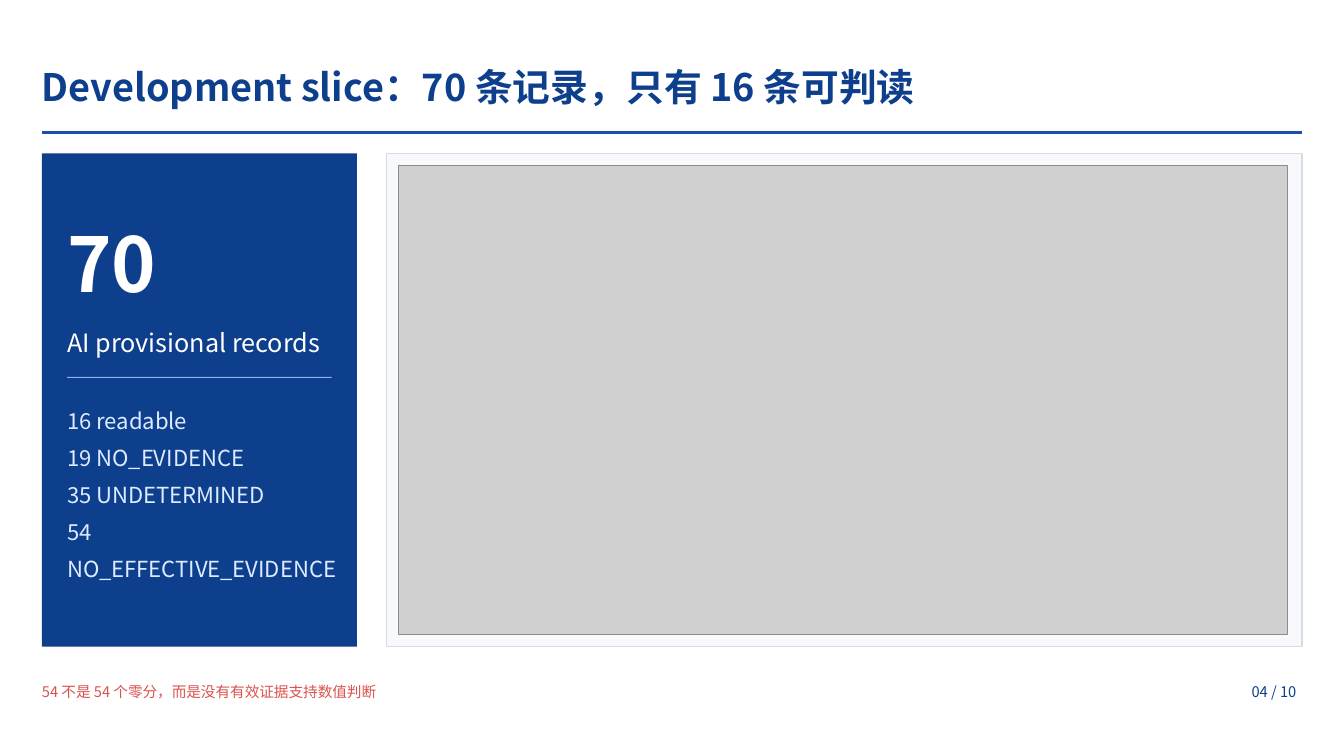
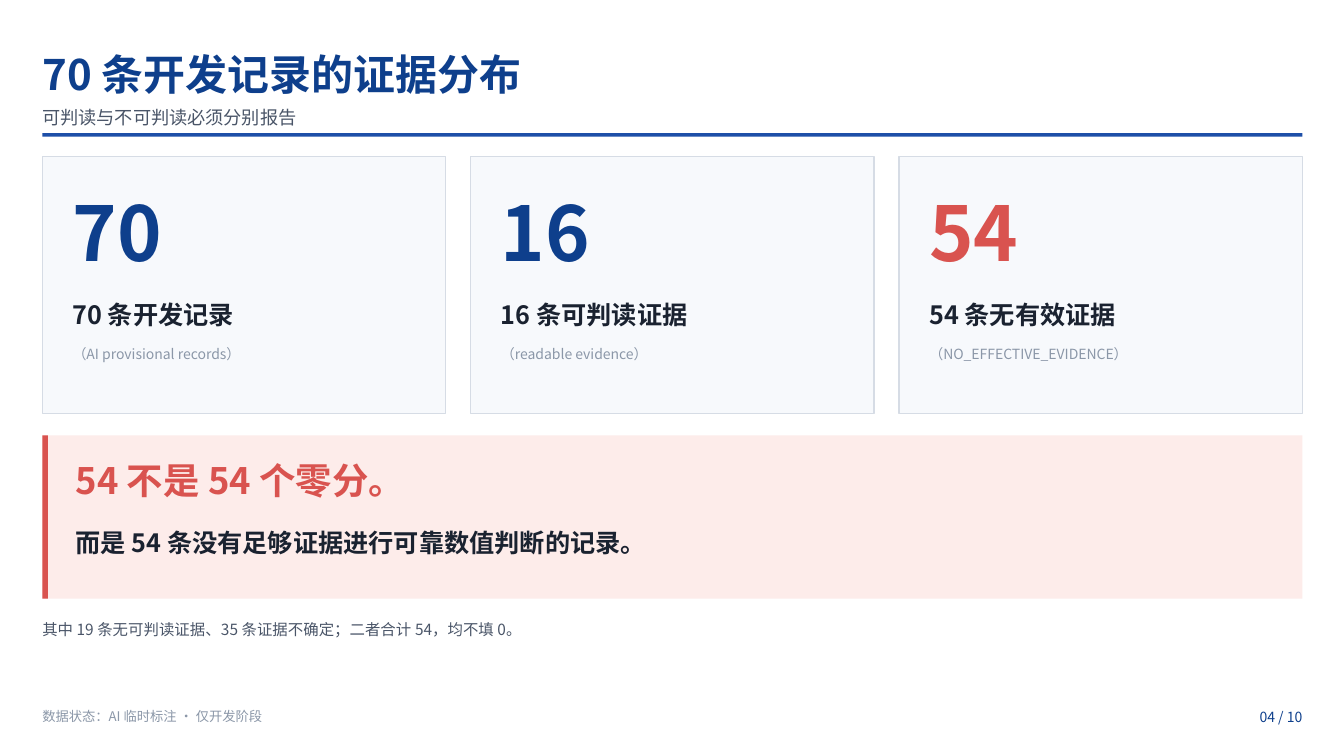
Before and after one commit to cvcingcvc-code/math, a slide deck: slide 4 of outputs/education_ai_evidence_roadshow_final.pptx. Drawn at 1344x756 pixels with LibreOffice and Linux fonts; fonts in the diff are those of the drawing; grey boxes stand for pictures. Boxes give left, top, right and bottom in pixels: in the first picture for what was removed or moved away, otherwise in the second. Text is boxed around its words. In the diff, an @@ line names an element or a change of style, - is before the commit and + after.

```diff
--- a/outputs/education_ai_evidence_roadshow_final.pptx
+++ b/outputs/education_ai_evidence_roadshow_final.pptx
@@ text at (42, 54, 521, 94): text changed; size 27 to 30 pt @@
-Development slice：70 条记录，只有 16 条可判读
+70 条开发记录的证据分布
@@ freeform shape removed at (42, 42, 1303, 135) @@
@@ text added at (42, 108, 296, 126), 13 pt, text #4A5568 @@
+可判读与不可判读必须分别报告
@@ rectangle added at (42, 133, 1303, 137), fill #1E4FA8 @@
@@ rectangle removed at (42, 153, 357, 647) @@
@@ rectangle added at (42, 156, 446, 413), fill #F7F9FC, outline #D6DCE5 1 pt @@
@@ rectangle removed at (386, 153, 1302, 647) @@
@@ picture removed at (399, 166, 1288, 635) @@
@@ rectangle added at (471, 156, 874, 413), fill #F7F9FC, outline #D6DCE5 1 pt @@
@@ rectangle added at (899, 156, 1303, 413), fill #F7F9FC, outline #D6DCE5 1 pt @@
@@ text "70": place and size @@
-text "70" at (67, 235, 156, 293)
+text "70" at (73, 204, 162, 262)
@@ text "70" at (73, 204, 162, 262): text colour #FFFFFF to #0E3F8C; line spacing 1 to 1.05 @@
@@ text added at (501, 204, 590, 262), 54 pt, text #0E3F8C, bold @@
+16
@@ text added at (929, 205, 1018, 262), 54 pt, text #D9534F, bold @@
+54
@@ text added at (73, 302, 234, 327), 18 pt, text #1A2230, bold @@
+70 条开发记录
@@ text added at (501, 302, 687, 327), 18 pt, text #1A2230, bold @@
+16 条可判读证据
@@ text added at (929, 302, 1116, 327), 18 pt, text #1A2230, bold @@
+54 条无有效证据
@@ text at (73, 347, 241, 362): text changed; size 18 to 10 pt; text colour #FFFFFF to #8B97A8 @@
-AI provisional records
+（AI provisional records）
@@ text added at (501, 347, 647, 360), 10 pt, text #8B97A8 @@
+（readable evidence）
@@ text added at (929, 347, 1127, 361), 10 pt, text #8B97A8 @@
+（NO_EFFECTIVE_EVIDENCE）
@@ rectangle removed at (68, 377, 332, 378) @@
@@ text removed at (67, 411, 336, 580) @@
-16 readable
-19 NO_EVIDENCE
-35 UNDETERMINED
-54 NO_EFFECTIVE_EVIDENCE
@@ rectangle added at (42, 436, 1303, 599), fill #FDECEA @@
@@ rectangle added at (42, 436, 48, 599), fill #D9534F @@
@@ text added at (76, 463, 405, 498), 26 pt, text #D9534F, bold @@
+54 不是 54 个零分。
@@ text added at (76, 530, 646, 555), 18 pt, text #1A2230, bold @@
+而是 54 条没有足够证据进行可靠数值判断的记录。
@@ text added at (42, 622, 521, 637), 11 pt, text #4A5568 @@
+其中 19 条无可判读证据、35 条证据不确定；二者合计 54，均不填 0。
@@ text removed at (42, 684, 376, 699) @@
-54 不是 54 个零分，而是没有有效证据支持数值判断
@@ text added at (42, 710, 262, 722), 9.5 pt, text #8B97A8 @@
+数据状态：AI 临时标注 · 仅开发阶段
@@ text "04 / 10": place and size @@
-text "04 / 10" at (1252, 686, 1296, 697)
+text "04 / 10" at (1260, 711, 1303, 722)
@@ text "04 / 10" at (1260, 711, 1303, 722): size 10.5 to 10 pt; alignment left to right; line spacing 1 to 1.05 @@
```
Also in this commit, not shown: 6 other slides changed, 3 slides added, 3 slides removed, 14 other files.
